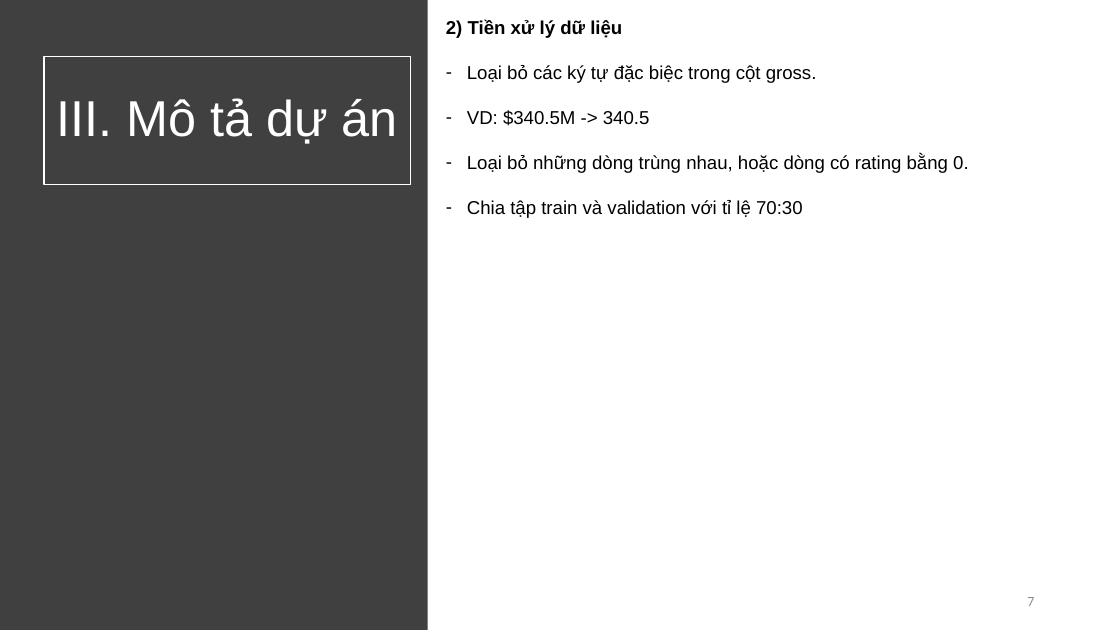
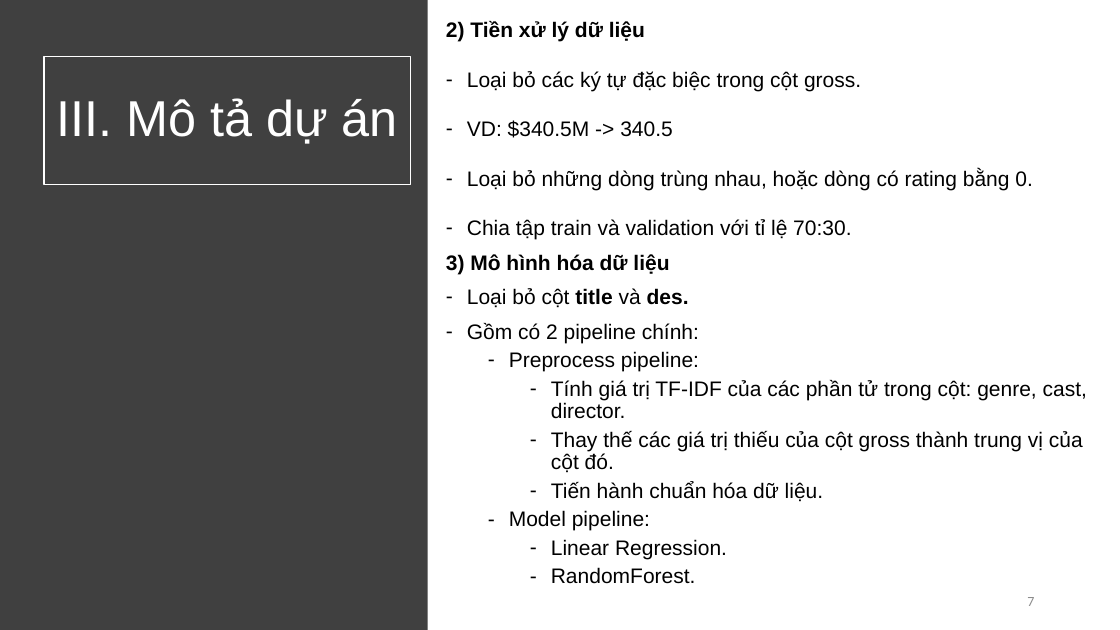
Before and after one commit to vietph34/DS_Final_project, a slide deck: slide 7 of doc/report.pptx. Drawn at 1120x630 pixels with LibreOffice and Linux fonts; fonts in the diff are those of the drawing. Boxes give left, top, right and bottom in pixels: in the first picture for what was removed or moved away, otherwise in the second. Text is boxed around its words. In the diff, an @@ line names an element or a change of style, - is before the commit and + after.

```diff
--- a/doc/report.pptx
+++ b/doc/report.pptx
@@ text at [446,21,1032,190]: size 16 to 18 pt in "2) Tiền xử lý dữ liệu", "Loại bỏ các ký tự đặc biệc ...", "VD: $340.5M -> 340.5", "Loại bỏ những dòng trùng nhau, hoặc ..." @@
@@ text at [467,219,851,240]: text changed; size 16 to 18 pt @@
-– Chia tập train và validation với tỉ lệ 70:30
+– Chia tập train và validation với tỉ lệ 70:30.
@@ text added at [446,254,1087,584], 18 pt, text #000000 @@
+3) Mô hình hóa dữ liệu
+– Loại bỏ cột title và des.
+– Gồm có 2 pipeline chính:
+  – Preprocess pipeline:
+    – Tính giá trị TF-IDF của các phần tử trong cột: genre, cast, director.
+    – Thay thế các giá trị thiếu của cột gross thành trung vị của cột đó.
+    – Tiến hành chuẩn hóa dữ liệu.
+  – Model pipeline:
+    – Linear Regression.
+    – RandomForest.
```
Also in this commit, not shown: 2 other slides changed, 1 slide added, 1 slide removed, 19 other files.
